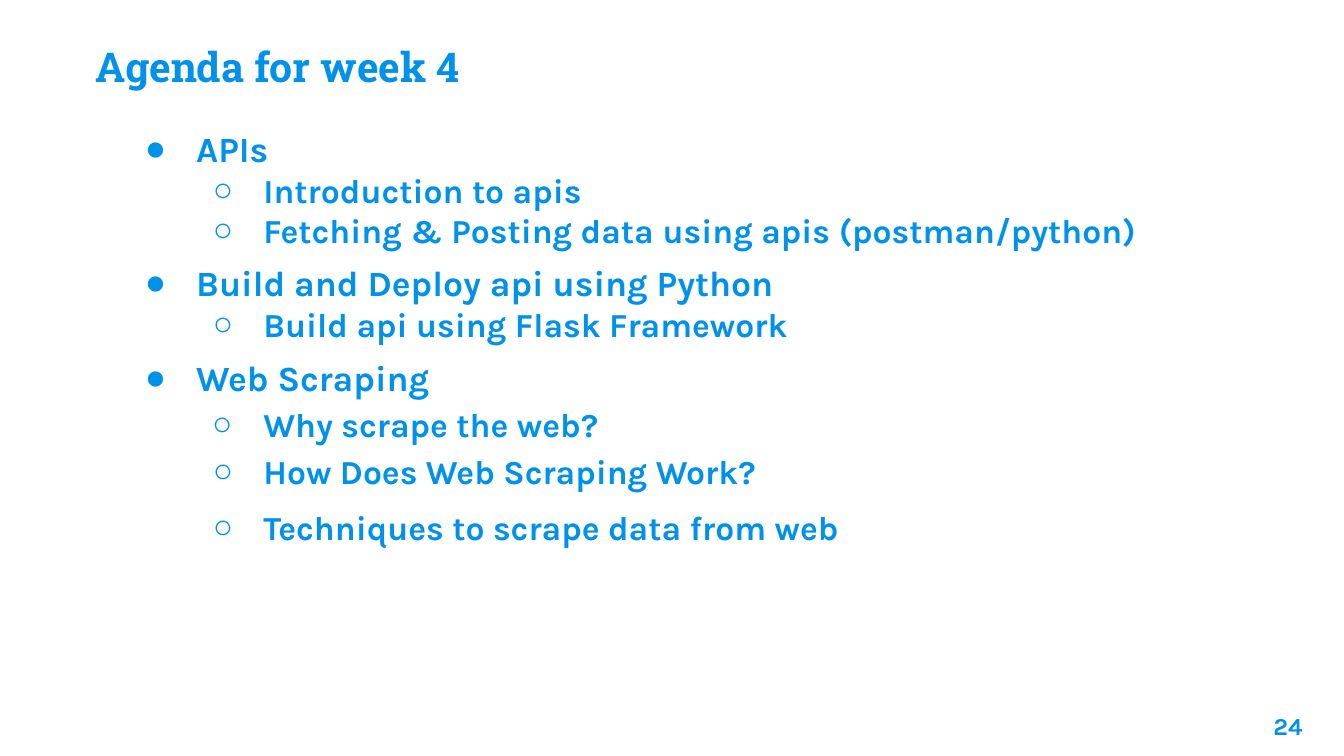
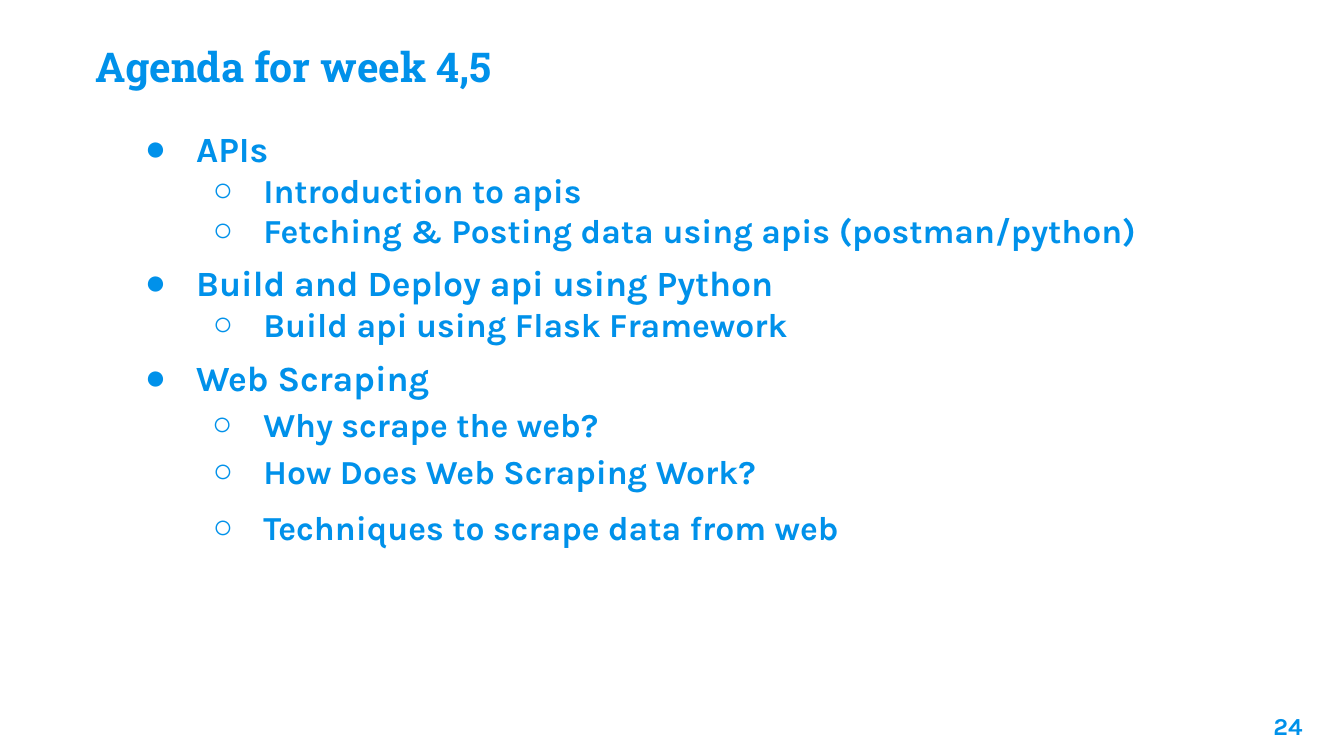
Before and after one commit to Huzaifa1910/TMC-Data-Classes, a slide deck: slide 24 of Data Engineering.pptx. Drawn at 1344x756 pixels with LibreOffice and Linux fonts; fonts in the diff are those of the drawing; background and template pictures are left out. Boxes give left, top, right and bottom in pixels: in the first picture for what was removed or moved away, otherwise in the second. Text is boxed around its words. In the diff, an @@ line names an element or a change of style, - is before the commit and + after.

```diff
--- a/Data Engineering.pptx
+++ b/Data Engineering.pptx
@@ title at (95,50,492,91): text changed @@
-Agenda for week 4
+Agenda for week 4,5
```
Also in this commit, not shown: 1 other slide changed, 6 slides added, 14 other files.
